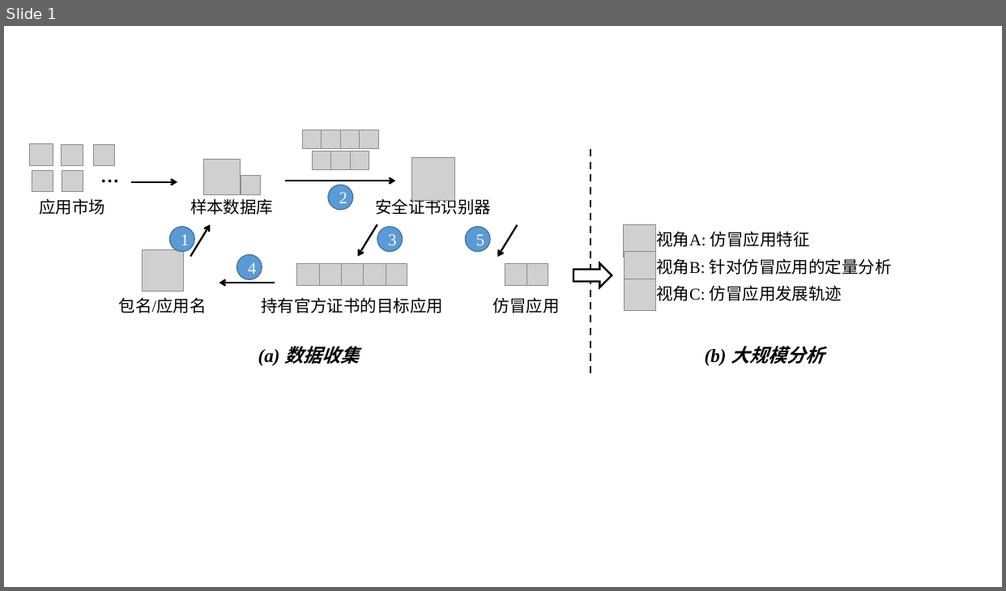
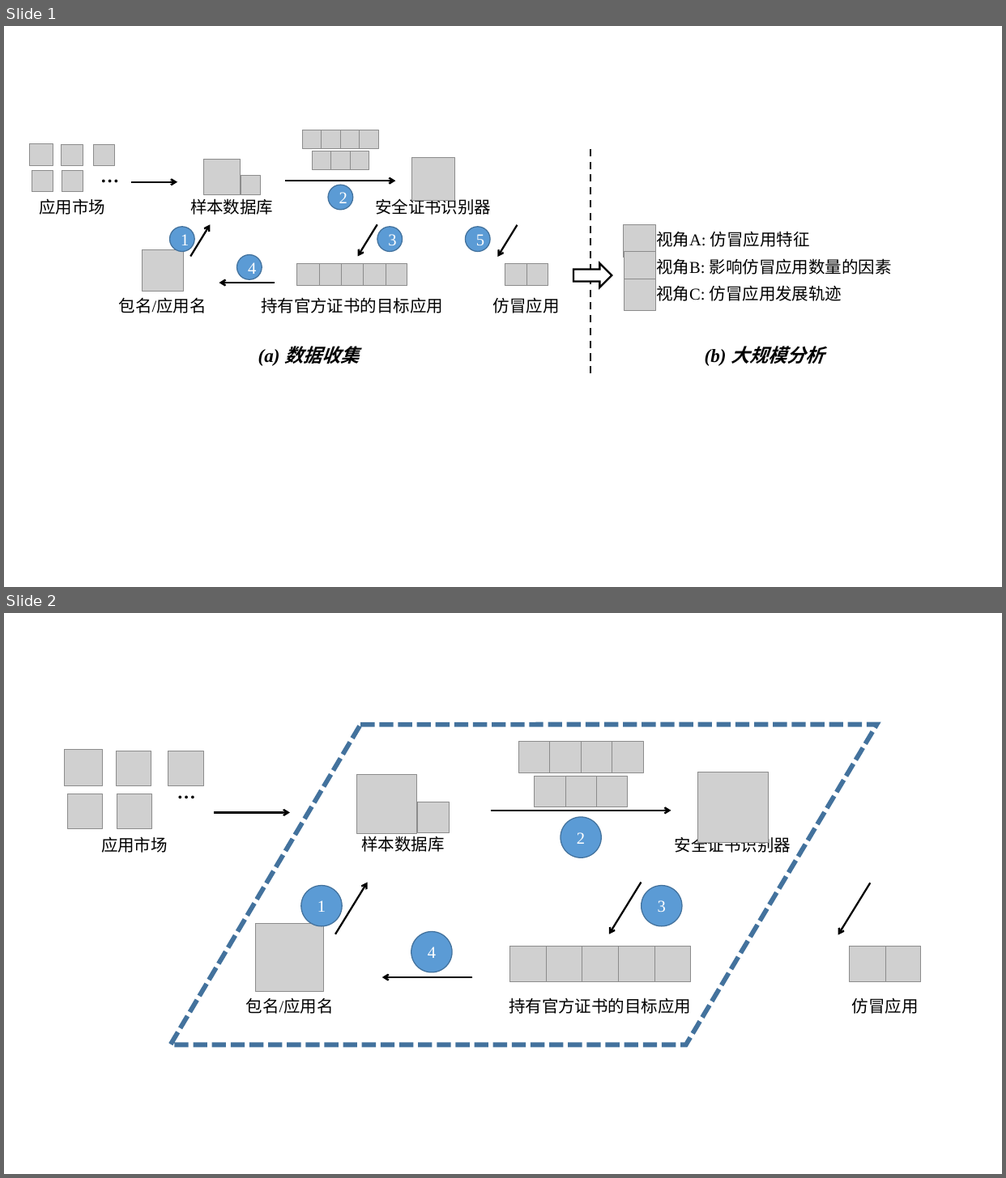
Before and after one commit to miniminiwhite/master-thesis, a slide deck: edwin_2019/Figures/overview_modified.pptx. Shown one above the other, each under a label of ours: slide 1 before the commit, slides 1 and 2 after it. The pictures are 1006x591 and 1006x1178 pixels, drawn with LibreOffice and Linux fonts; fonts in the diff are those of the drawing; grey boxes stand for pictures. Boxes give left, top, right and bottom in pixels: in the first picture for what was removed or moved away, otherwise in the second. Text is boxed around its words. In the diff, an @@ line names an element or a change of style, - is before the commit and + after.

```diff
--- a/edwin_2019/Figures/overview_modified.pptx
+++ b/edwin_2019/Figures/overview_modified.pptx
@@ slide 2 added at (x1=4, y1=613, x2=1002, y2=1174), background #FFFFFF @@
@@ freeform shape added at (x1=170, y1=725, x2=877, y2=1045), outline #43739E 4.5 pt dashed @@
@@ group added at (x1=65, y1=749, x2=205, y2=853): 5 pictures, 2 texts @@
+应用市场
+…
@@ picture added at (x1=356, y1=775, x2=416, y2=833) @@
@@ group added at (x1=519, y1=742, x2=643, y2=807): 7 pictures @@
@@ picture added at (x1=697, y1=772, x2=768, y2=842) @@
@@ picture added at (x1=418, y1=803, x2=450, y2=833) @@
@@ arrow added from (215, 813) to (290, 813), #000000 1.75 pt @@
@@ arrow added from (491, 811) to (671, 811), #000000 1.75 pt @@
@@ ellipse added at (x1=561, y1=817, x2=602, y2=858), fill #5B9BD5, outline #43739E 1 pt, 16 pt, text #FFFFFF @@
+2
@@ text added at (x1=361, y1=836, x2=444, y2=852), 16 pt, text #000000 @@
+样本数据库
@@ text added at (x1=675, y1=834, x2=791, y2=855), 16 pt, text #000000 @@
+安全证书识别器
@@ ellipse added at (x1=301, y1=885, x2=342, y2=926), fill #5B9BD5, outline #43739E 1 pt, 16 pt, text #FFFFFF @@
+1
@@ arrow added from (335, 934) to (367, 883), #000000 1.75 pt @@
@@ arrow added from (641, 883) to (609, 934), #000000 1.75 pt @@
@@ ellipse added at (x1=641, y1=885, x2=681, y2=926), fill #5B9BD5, outline #43739E 1 pt, 16 pt, text #FFFFFF @@
+3
@@ arrow added from (870, 884) to (838, 935), #000000 1.75 pt @@
@@ picture added at (x1=256, y1=924, x2=324, y2=992) @@
@@ ellipse added at (x1=411, y1=932, x2=452, y2=973), fill #5B9BD5, outline #43739E 1 pt, 16 pt, text #FFFFFF @@
+4
@@ group added at (x1=510, y1=946, x2=690, y2=982): 5 pictures @@
@@ picture added at (x1=850, y1=946, x2=886, y2=982) @@
@@ picture added at (x1=885, y1=946, x2=921, y2=982) @@
@@ text added at (x1=246, y1=998, x2=334, y2=1014), 16 pt, text #000000 @@
+包名/应用名
@@ arrow added from (473, 977) to (382, 977), #000000 1.75 pt @@
@@ text added at (x1=509, y1=998, x2=691, y2=1014), 16 pt, text #000000 @@
+持有官方证书的目标应用
@@ text added at (x1=852, y1=998, x2=918, y2=1014), 16 pt, text #000000 @@
+仿冒应用
@@ slide 1 changed as well @@
@@ text at (x1=656, y1=258, x2=892, y2=275): text changed @@
-视角B: 针对仿冒应用的定量分析
+视角B: 影响仿冒应用数量的因素
```
Also in this commit, not shown: 1 other slide added, 16 other files.
